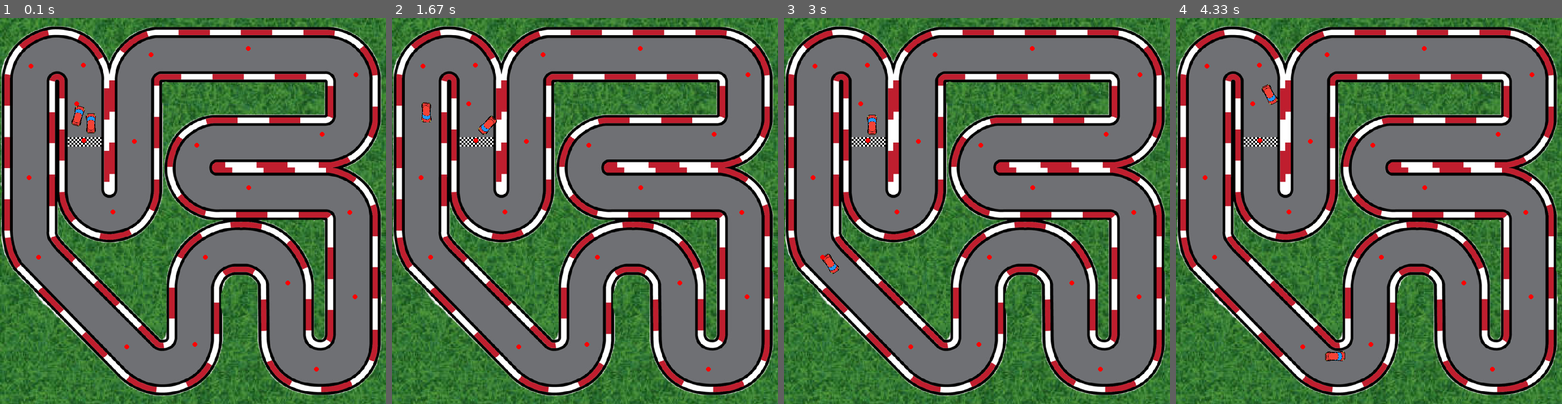
Above: before the commit, frames 1-4 (left to right).
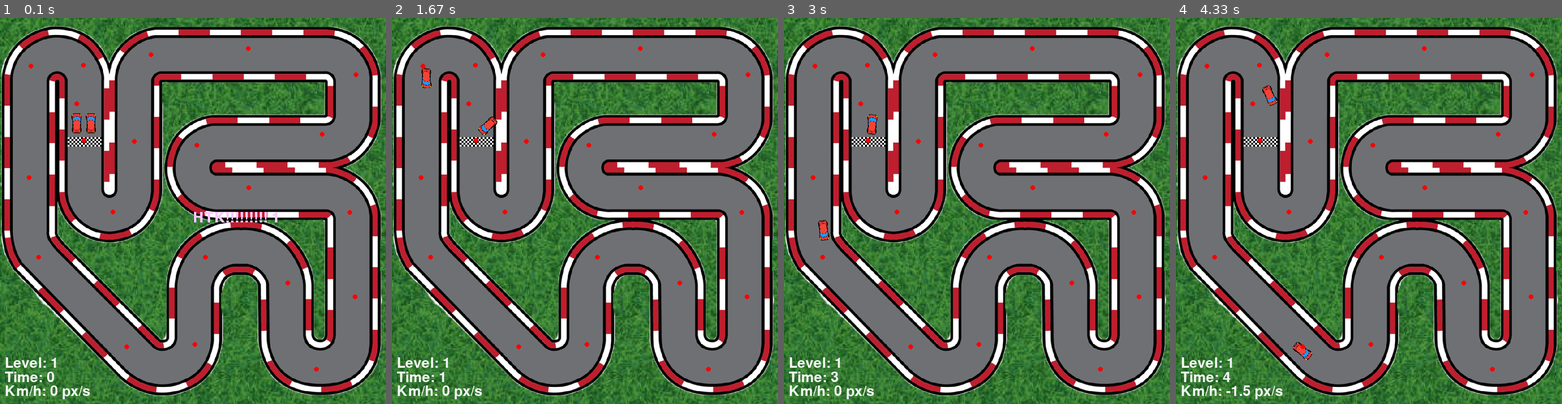
Above: after the commit, the same moments.

Repository: gjxo12/pygame
Game: pygame game, started from main.py
Same seed, same stepped clock (60 frames per second), same inputs: the game is played once before the commit and once after it.
Inputs:
- Up to frame 1 (0.1 s): no input
- Up to frame 2 (1.67 s): hold D 0.33-0.8 s; hold W 0.83-1.13 s; hold D 1.17-1.63 s
- Up to frame 3 (3 s): hold A 1.67-2.2 s; hold S 2.23-2.53 s; hold A 2.57-2.97 s
- Up to frame 4 (4.33 s): hold W 3-3.37 s; hold D 3.4-4.03 s; hold S from 4.07 s (still down)

The runs differ from the first frame. In frame 1, 0.9% of the frame differs, in the area x 1-72%, y 22-99%; in frame 2, 0.8%; in frame 3, 0.8%; in frame 4, 0.8%.

Commit message:
https://github.com/techwithtim/Pygame-Car-Racer Forth video :   text font, level controll TODO:   update npc_car path for natural moving   speed two car and bounce....(no need?)   project directory tree....   pytest..   diverse map and UX.. etc

Diff:
--- a/main.py
+++ b/main.py
@@ -3,8 +3,8 @@
 import math
 import os
 import sys
-from utils import scale_image, blit_rotate_center
-
+from utils import scale_image, blit_rotate_center, blit_next_center
+pygame.font.init()
 # Press the green button in the gutter to run the script.
 if __name__ == '__main__':
 
@@ -28,6 +28,8 @@
     WIN = pygame.display.set_mode((WIDTH, HEIGHT))
     pygame.display.set_caption("Racing Game!")
 
+    MAIN_FONT = pygame.font.SysFont("HTK",44)
+
     FINISH = pygame.image.load("imgs/finish.png")
     FINISH_MASK = pygame.mask.from_surface(FINISH)
     FINISH_POSITION = (130,250)
@@ -36,6 +38,36 @@
             (734, 408), (522, 356), (413, 267), (676, 244), (747, 119), (521, 64), (317, 77), (282, 259), (237, 407), (176, 257)]
 
     FPS = 60
+
+    class Gameinfo:
+        LEVELS = 10
+
+        def __init__(self, level=1):
+            self.level = level
+            self.started = False
+            self.level_start_time = 0
+
+        def next_level(self):
+            self.level = self.level + 1
+            self.started  =False
+
+        def reset(self):
+            self.level = 1
+            self.started = False
+            self.level_start_time = 0
+
+        def finish(self):
+            return self.level > self.LEVELS
+
+        def start_level(self):
+            self.started = True
+            self.level_start_time = time.time()
+
+        def level_time_time(self):
+            if not self.started:
+                return 0
+            return round(time.time() - self.level_start_time)
+
 
     class AbstractCar:
         def __init__(self,max_vel,rotation_vel):
@@ -126,13 +158,18 @@
             if rect.collidepoint(*target):
                 self.current_point = self.current_point+1
 
-
         def move(self):
             if self.current_point >= len(self.path): return
             self.caculate_angle()
             self.update_path_point()
             super().move()
 
+        def next_level(self, level):
+            self.reset()
+            self.vel = self.max_vel + (level - 1) * 0.2
+            self.current_point = 0
+
+
     class PlayerCar(AbstractCar):
         IMG = RED_CAR
         START_POS= (180,200)
@@ -145,9 +182,18 @@
             self.vel = self.vel * -1
             self.move()
 
-    def draw(win, images,player_car, npc_car):
+    def draw(win, images,player_car, npc_car, game_info):
         for img, pos in images:
             win.blit(img,pos)
+        level_text = MAIN_FONT.render(f"Level: {game_info.level}",1,(244,244,244))
+        win.blit(level_text,(10,HEIGHT -level_text.get_height() - 70))
+
+        time_text = MAIN_FONT.render(f"Time: {game_info.level_time_time()}", 1, (244, 244, 244))
+        win.blit(time_text, (10, HEIGHT - time_text.get_height() - 40))
+
+        vel_text = MAIN_FONT.render(f"Km/h: {round(player_car.vel,1)} px/s", 1, (244, 244, 244))
+        win.blit(vel_text, (10, HEIGHT - vel_text.get_height() - 10))
+
         player_car.draw(WIN)
         npc_car.draw(WIN)
         pygame.display.update()
@@ -168,7 +214,7 @@
         if not moved:
             player_car.reduce_speed()
 
-    def handle_collide(player_car,npc_car):
+    def handle_collide(player_car,npc_car,game_info):
         if player_car.collide(TRACK_BORDER_MASK) != None:
             print(f"Crash!!!!!!!!! {player_car.x}  {player_car.y}")
             player_car.bounce()
@@ -176,6 +222,10 @@
         player_finish_poi_collide = player_car.collide(FINISH_MASK, *FINISH_POSITION)
         npc_finish_poi_collide = npc_car.collide(FINISH_MASK, *FINISH_POSITION)
         if npc_finish_poi_collide != None:
+            blit_next_center(WIN,MAIN_FONT,"You Lost.....")
+            pygame.display.update()
+            pygame.time.wait(5000)
+            game_info.reset()
             player_car.reset()
             npc_car.reset()
             print("computer win")
@@ -184,8 +234,9 @@
             if player_finish_poi_collide[1] == 0:
                 player_car.bounce()
             else:
+                game_info.next_level()
                 player_car.reset()
-                npc_car.reset()
+                npc_car.next_level(game_info.level)
                 print("Your car Win")
 
     run = True
@@ -193,10 +244,22 @@
     images = [(GRASS,(0,0)), (TRACK, (0,0)), (FINISH,FINISH_POSITION),(TRACK_BORDER,(0,0))]
     player_car = PlayerCar(4,4)
     npc_car = NPC_car(4,4,PATH)
+    game_info = Gameinfo()
 
     while run:
         clock.tick(FPS)
-        draw(WIN, images, player_car, npc_car)
+        draw(WIN, images, player_car, npc_car,game_info)
+
+        while not game_info.started:
+            blit_next_center(WIN,MAIN_FONT, f"HTK!!!!!!!!! {game_info.level}")
+            pygame.display.update()
+            for i in pygame.event.get():
+                if i.type == pygame.QUIT:
+                    run = False
+                    break
+                if i.type == pygame.KEYDOWN:
+                    game_info.start_level()
+
         for i in pygame.event.get():
             if i.type == pygame.QUIT:
                 run=False
@@ -209,9 +272,14 @@
 
         move_player(player_car)
         npc_car.move()
-
-        handle_collide(player_car,npc_car)
-
+        handle_collide(player_car,npc_car,game_info)
+        if game_info.finish():
+            blit_next_center(WIN, MAIN_FONT, "You Lost.....")
+            pygame.time.wait(5000)
+            game_info.reset()
+            player_car.reset()
+            npc_car.reset()
+            print("computer win")
         # * 가변인자 패킹!! 130 250을 인자로 넘김
         #if player_car.collide(FINISH_MASK, *FINISH_POSITION):
 
--- a/utils.py
+++ b/utils.py
@@ -8,3 +8,7 @@
     rotated_image = pygame.transform.rotate(image, angle)
     new_rect = rotated_image.get_rect(center=image.get_rect(topleft=top_left).center)
     win.blit(rotated_image,new_rect.topleft)
+
+def blit_next_center(win,font,text):
+    render = font.render(text,1,(250,200,255))
+    win.blit(render, (win.get_width()/2, win.get_height()/2))
